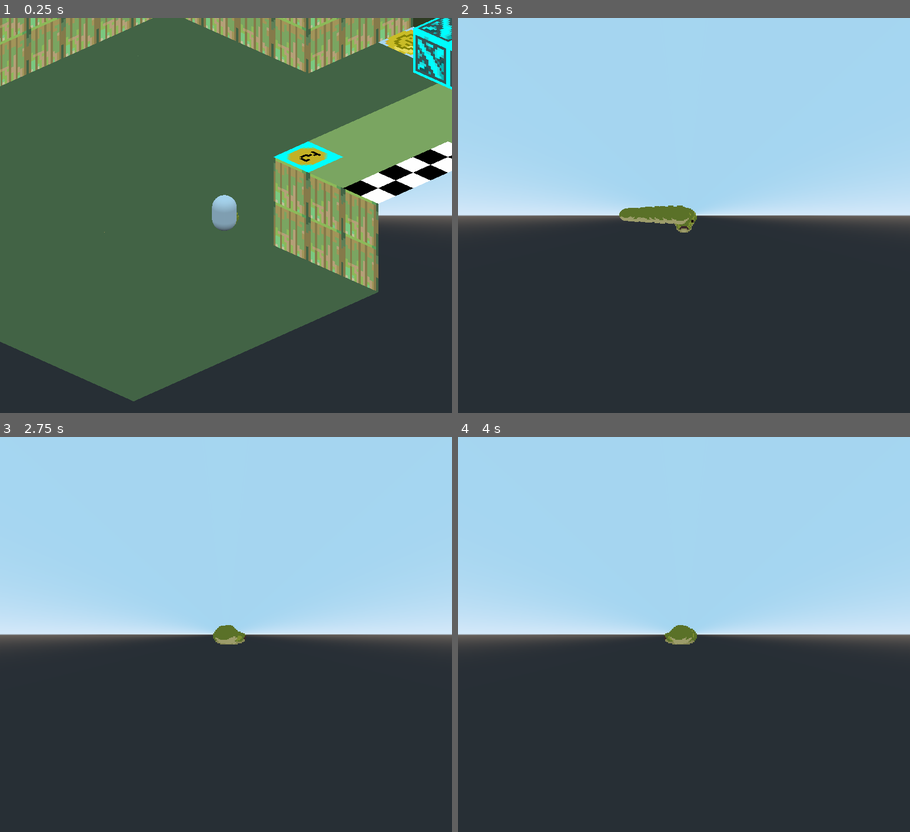
Above: before the commit, frames 1-4 (two rows, left to right).
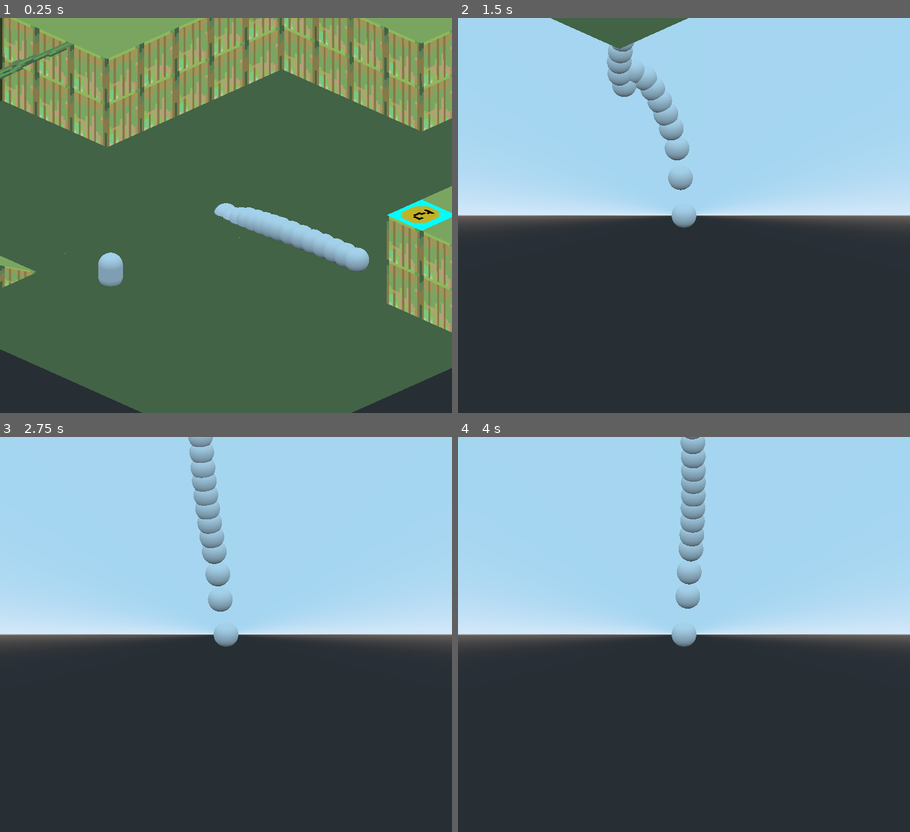
Above: after the commit, the same moments.

Repository: heyparlor/GWJam28
Game: Godot game, scene res://Game.tscn
Same seed, same stepped clock (60 frames per second), same inputs: the game is played once before the commit and once after it.
Inputs:
- Up to frame 1 (0.25 s): no input
- Up to frame 2 (1.5 s): hold Right (ui_right) 0.53-1.28 s; hold Down (ui_down) from 1.28 s (still down)
- Up to frame 3 (2.75 s): release Down (ui_down) at 2.03 s; hold Right (ui_right) from 2.03 s (still down)
- Up to frame 4 (4 s): release Right (ui_right) at 2.78 s; hold Up (ui_up) 2.78-3.53 s; hold Left (ui_left) from 3.53 s (still down)

The runs differ from the first frame. In frame 1, 50% of the frame differs, in the area x 0-100%, y 0-100%; in frame 2, 3.7%; in frame 3, 2.1%; in frame 4, 2.2%.

Commit message:
gottem. stupid snake

Diff:
--- /dev/null
+++ b/Godot/Framework/Classes/Camera/Camera.tscn
@@ -0,0 +1,17 @@
+[gd_scene format=2]
+
+[node name="Camera" type="Spatial"]
+
+[node name="Pitch" type="Spatial" parent="."]
+transform = Transform( 1, 0, 0, 0, 0.894467, 0.447135, 0, -0.447135, 0.894467, 0, 0, 0 )
+
+[node name="Yaw" type="Spatial" parent="Pitch"]
+
+[node name="Camera" type="InterpolatedCamera" parent="Pitch/Yaw"]
+transform = Transform( 1, 0, 0, 0, 1, 0, 0, 0, 1, 0, 0, 40 )
+projection = 1
+current = true
+size = 16.0
+near = 0.01
+far = 8192.0
+target = NodePath("../../../..")
--- /dev/null
+++ b/Godot/Framework/Classes/NewSnake/Segment.tscn
@@ -0,0 +1,26 @@
+[gd_scene load_steps=4 format=2]
+
+[sub_resource type="SphereShape" id=1]
+radius = 0.5
+
+[sub_resource type="SphereMesh" id=2]
+radius = 0.5
+height = 1.0
+
+[sub_resource type="SphereShape" id=3]
+radius = 0.6
+
+[node name="Segment" type="KinematicBody"]
+collision_layer = 2
+
+[node name="CollisionShape" type="CollisionShape" parent="."]
+shape = SubResource( 1 )
+
+[node name="MeshInstance" type="MeshInstance" parent="."]
+mesh = SubResource( 2 )
+material/0 = null
+
+[node name="Area" type="Area" parent="."]
+
+[node name="CollisionShape" type="CollisionShape" parent="Area"]
+shape = SubResource( 3 )
--- /dev/null
+++ b/Godot/Framework/Classes/NewSnake/Snake.gd
@@ -0,0 +1,159 @@
+extends Spatial
+
+# declare variables
+onready var segmentNode = preload("res://Framework/Classes/NewSnake/Segment.tscn");
+onready var cameraNode = preload("res://Framework/Classes/Camera/Camera.tscn");
+var snake : Array = [];
+var snake_segment : Array = []
+var pos_start : Vector3 = Vector3();
+var size_segment_radius = 0.5;
+var segment_spacing = {min=0.5, max=0.75}
+var num_segments : int = 15;
+var dt : int = 15
+
+var gravity : int = 20;
+var speed : int = 5;
+
+
+var has_egg : bool = false
+var in_belly : bool = false
+# this variable stores which segment in which the egg sits
+var egg_belly : int = 2
+
+# Called when the node enters the scene tree for the first time.
+func _ready():
+
+	# loop through this code for each segment we want to add
+	for n in range(num_segments):
+
+		# instance a new segment, store it in the snake_segment array, and add it to the scene
+		# since arrays & for loops begin at 0, we subtract one from the loop
+		if n < num_segments:
+			snake_segment.append( segmentNode.instance() );
+			snake_segment[n].set_collision_layer_bit(0, false)
+			snake_segment[n].set_collision_layer_bit(1, true)
+			var collider = snake_segment[n].get_node("CollisionShape")
+			collider.shape = collider.shape.duplicate()
+			var mesh = snake_segment[n].get_node("MeshInstance")
+			mesh.mesh = mesh.mesh.duplicate()
+
+################################################################################
+# This was added for debug purposes and will put the egg
+# into the snake's belly
+#
+#			if n == 2:
+#				collider.shape.radius = 1
+#				mesh.mesh.radius = 1
+#				mesh.mesh.height = 2
+
+################################################################################
+
+			# we'll want a collision area in the head to
+			# check if it's on an item
+			if n == 0:
+				snake_segment[n].get_node("Area").connect("body_entered", self,"_on_Area_body_entered")
+
+
+			add_child(snake_segment[n])
+			# set the position of the new segment based on the old one
+			var pos_n = Vector3(pos_start.x+size_segment_radius * n, pos_start.y, pos_start.z+size_segment_radius * n)
+			# store details for this segment in the snake array
+			snake.append({pos = pos_n, pos_old = pos_n, velocity = Vector3(), gravity_vec = Vector3(), joint = true, rot = Vector3() })
+			snake_segment[n].transform.origin = snake[n].pos
+
+	# add the Camera
+	var camera = cameraNode.instance()
+	snake_segment[0].add_child(camera)
+
+# Called every frame. 'delta' is the elapsed time since the previous frame.
+func _physics_process(delta):
+	if has_egg and not in_belly:
+		var collider = snake_segment[egg_belly].get_node("CollisionShape")
+		var mesh = snake_segment[egg_belly].get_node("MeshInstance")
+		collider.shape.radius = 1
+		mesh.mesh.radius = 1
+		mesh.mesh.height = 2
+		in_belly = true
+	# loop through our segments
+	for n in range(num_segments):
+		# keep the head attached to whatever (for testing)
+		if n < num_segments:
+
+			snake[n].velocity = Vector3.ZERO
+
+			# set up a few variables to establish spacial relationships between segments
+			var distance_head : float = 0; var distance_tail : float = 0; var direction_head : Vector3; var direction_tail : Vector3;
+			var angle_head : float = 0.0;
+			if n != 0:
+				distance_head = (snake[n].pos).distance_to(snake[n-1].pos)
+				direction_head = (snake[n].pos).direction_to(snake[n-1].pos)
+				angle_head = (snake[n].pos).angle_to(snake[n-1].pos)
+			if n < num_segments-1:
+				distance_tail = (snake[n].pos).distance_to(snake[n+1].pos)
+				direction_tail = (snake[n].pos).direction_to(snake[n+1].pos)
+
+			# set the gravity velocity to the gravity vector
+			snake[n].gravity_vec += Vector3.DOWN * gravity * delta
+			snake[n].velocity.y = snake[n].gravity_vec.y
+			if snake_segment[n].is_on_floor():
+				snake[n].gravity_vec.y = 0
+				snake[n].velocity.y = 0
+
+
+
+			if n == 0:
+
+				# this is the head
+				var direction = Vector3()
+				if Input.is_action_pressed("ui_up"):
+					direction -= snake_segment[n].transform.basis.z
+				if Input.is_action_pressed("ui_down"):
+					direction += snake_segment[n].transform.basis.z
+				if Input.is_action_pressed("ui_left"):
+					direction -= snake_segment[n].transform.basis.x
+				if Input.is_action_pressed("ui_right"):
+					direction += snake_segment[n].transform.basis.x
+
+				direction = direction.normalized()
+
+				snake[n].velocity.x = direction.x * speed
+				snake[n].velocity.z = direction.z * speed
+			else:
+#				print([distance_head, distance_tail, direction_head, direction_tail])
+
+				if distance_head > segment_spacing.max:
+					var mod : int = 2
+					if n == 2: mod = 3
+					snake[n].velocity.x = direction_head.x * speed*mod
+					snake[n].velocity.z = direction_head.z * speed*mod
+					if angle_head < 0.3:
+						snake[n].gravity_vec.y = 0
+						snake[n].velocity.y =  direction_head.y * speed*3
+
+				elif distance_head <= segment_spacing.min:
+					pass
+#					snake[n].velocity.x = direction_head.x * speed*0.95
+#					snake[n].velocity.z = direction_head.z * speed*0.95
+				else:
+					snake[n].velocity.x = direction_head.x * speed
+					snake[n].velocity.z = direction_head.z * speed
+
+
+
+			# prevent movement if we get stuck (egg in belly)
+			if n < num_segments-1:
+				if distance_tail > segment_spacing.max+1.0:
+					snake[n].velocity = direction_tail * speed
+
+
+			snake_segment[n].move_and_slide(snake[n].velocity, Vector3.UP, false, 1, 1.4, false)
+
+			snake[n].pos = snake_segment[n].global_transform.origin
+
+
+func _on_Area_body_entered(body):
+	if body.name == "EggPickup":
+		print('got the egg')
+		has_egg = true
+		body.queue_free()
+#
--- /dev/null
+++ b/Godot/Framework/Classes/NewSnake/Snake.tscn
@@ -0,0 +1,6 @@
+[gd_scene load_steps=2 format=2]
+
+[ext_resource path="res://Framework/Classes/NewSnake/Snake.gd" type="Script" id=1]
+
+[node name="Snake" type="Spatial"]
+script = ExtResource( 1 )
--- /dev/null
+++ b/Godot/Framework/Classes/NewSnake/Test.gd
@@ -0,0 +1,31 @@
+extends Node
+
+var gravity : int = 20
+var speed : int = 500
+
+var direction : Vector3 = Vector3()
+var velocity : Vector3 = Vector3()
+var gravity_vec : Vector3 = Vector3()
+
+
+# Called when the node enters the scene tree for the first time.
+func _ready():
+	pass # Replace with function body.
+
+
+func _physics_process(delta):
+	if Input.is_action_pressed("ui_up"):
+		direction -= $Segment.transform.basis.z
+	if Input.is_action_pressed("ui_down"):
+		direction += $Segment.transform.basis.z
+	if Input.is_action_pressed("ui_left"):
+		direction -= $Segment.transform.basis.x
+	if Input.is_action_pressed("ui_right"):
+		direction += $Segment.transform.basis.x
+
+	velocity.x = direction.x * delta
+	velocity.z = direction.z * delta
+
+	$Segment.translation += velocity * delta
+
+#	$Segment.move_and_slide(velocity, Vector3.UP, false, 1, 1.4, false)
--- a/Godot/Framework/Classes/Snake/Snake.gd
+++ b/Godot/Framework/Classes/Snake/Snake.gd
@@ -152,11 +152,3 @@
 		velocity.z = c_direction.z * speed * delta
 
 		head.move_and_slide(velocity, Vector3.UP, false, 1, 1.4, false)
-
-
-func _on_Area_body_entered(body):
-	if body.name == "EggPickup":
-		print('okay')
-		has_egg = true
-		$Head/Egg.disabled = false
-		body.queue_free()
--- a/Godot/Game.tscn
+++ b/Godot/Game.tscn
@@ -1,17 +1,18 @@
 [gd_scene load_steps=4 format=2]
 
 [ext_resource path="res://Assets/Rooms/LevelTwoLayout.tscn" type="PackedScene" id=1]
-[ext_resource path="res://Framework/Classes/Snake/Snake.tscn" type="PackedScene" id=2]
 [ext_resource path="res://Framework/Classes/EggPickup/EggPickup.tscn" type="PackedScene" id=3]
+[ext_resource path="res://Framework/Classes/NewSnake/Snake.tscn" type="PackedScene" id=4]
 
 [node name="Game" type="Spatial"]
 transform = Transform( 1, 0, 0, 0, 1, 0, 0, 0, 1, -0.862822, -0.188962, 0.111016 )
 
+[node name="Snake2" parent="." instance=ExtResource( 4 )]
+transform = Transform( 1, 0, 0, 0, 1, 0, 0, 0, 1, 0, -3.49987, 0 )
+
 [node name="LevelTwoLayout" parent="." instance=ExtResource( 1 )]
-transform = Transform( 1.41421, 0, -1.41421, 0, 2, 0, 1.41421, 0, 1.41421, -20.6006, 0, 3.61223 )
+transform = Transform( 1.41421, 0, -1.41421, 0, 2, 0, 1.41421, 0, 1.41421, -17.5375, 0, 4.0557 )
 
-[node name="Snake" parent="." instance=ExtResource( 2 )]
-transform = Transform( 1, 0, 0, 0, 1, 0, 0, 0, 1, 1.52233, -3.00074, 5.82414 )
-
-[node name="EggPickup" parent="." instance=ExtResource( 3 )]
-transform = Transform( 1, 0, 0, 0, 1, 0, 0, 0, 1, 1.45667, 0.249163, 13.4318 )
+[node name="EggPickup" type="RigidBody" parent="." instance=ExtResource( 3 )]
+transform = Transform( 1, 0, 0, 0, 1, 0, 0, 0, 1, -4.66975, -3.50085, 6.32079 )
+collision_layer = 4
